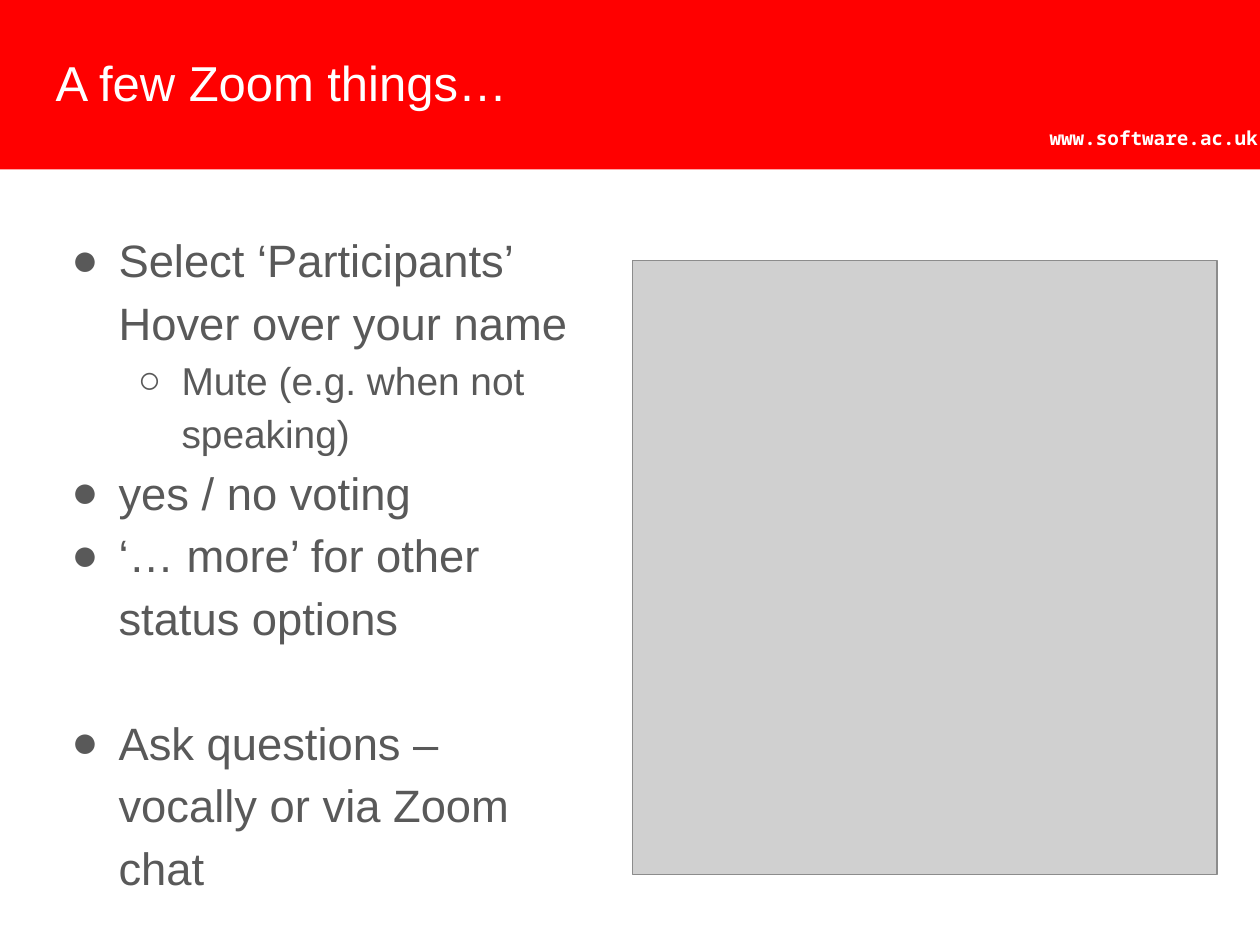
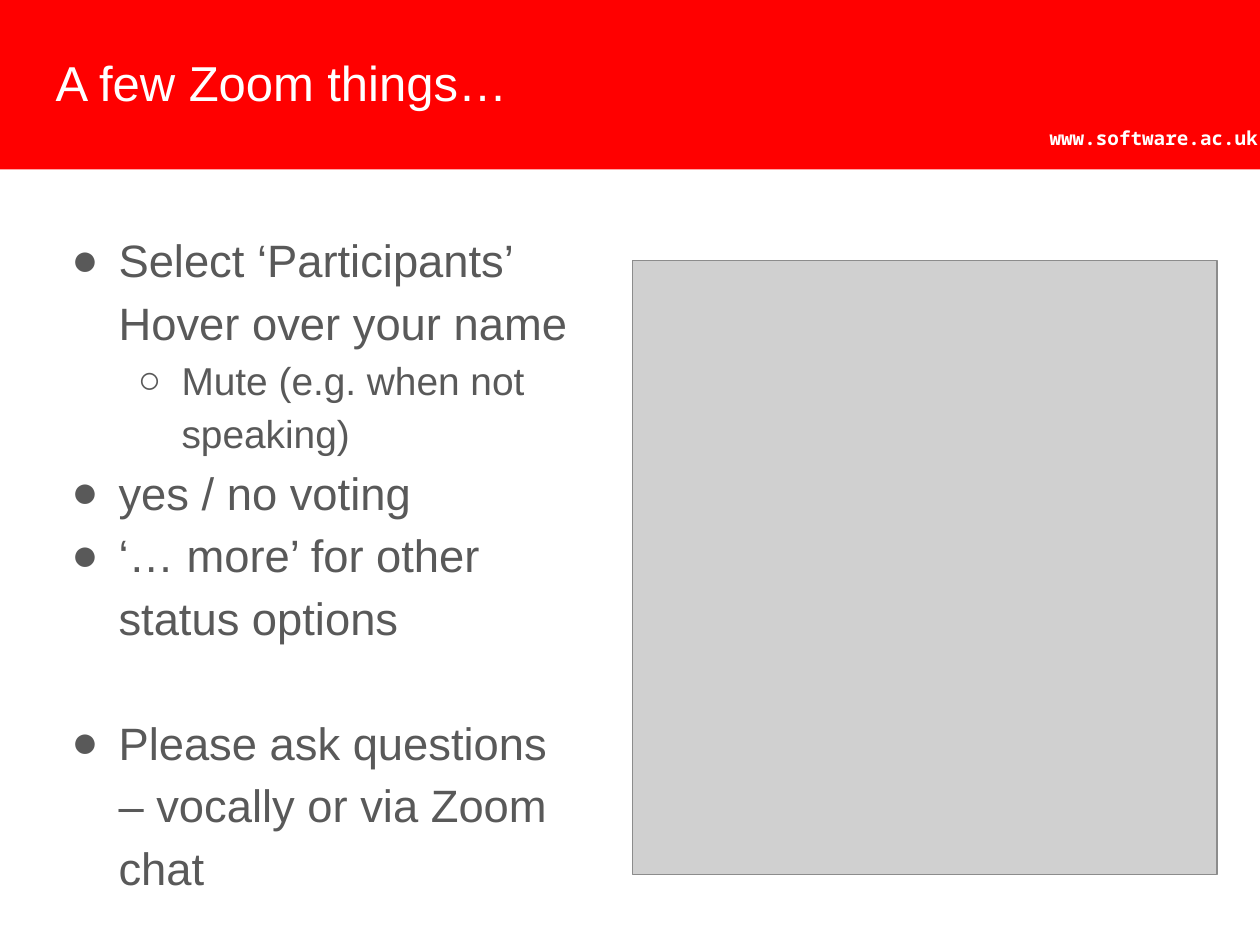
Before and after one commit to softwaresaved/2020-04-30-ramp-swc, a slide deck: slide 5 of welcome/welcome.pptx. Drawn at 1260x945 pixels with LibreOffice and Linux fonts; fonts in the diff are those of the drawing; grey boxes stand for pictures; background and template pictures are left out. Boxes give left, top, right and bottom in pixels: in the first picture for what was removed or moved away, otherwise in the second. Text is boxed around its words. In the diff, an @@ line names an element or a change of style, - is before the commit and + after.

```diff
--- a/welcome/welcome.pptx
+++ b/welcome/welcome.pptx
@@ text at <box>119,727,547,886</box>: text changed @@
-● Ask questions – vocally or via Zoom chat
+● Please ask questions – vocally or via Zoom chat
```
Also in this commit, not shown: 2 other slides changed, 1 other file.
